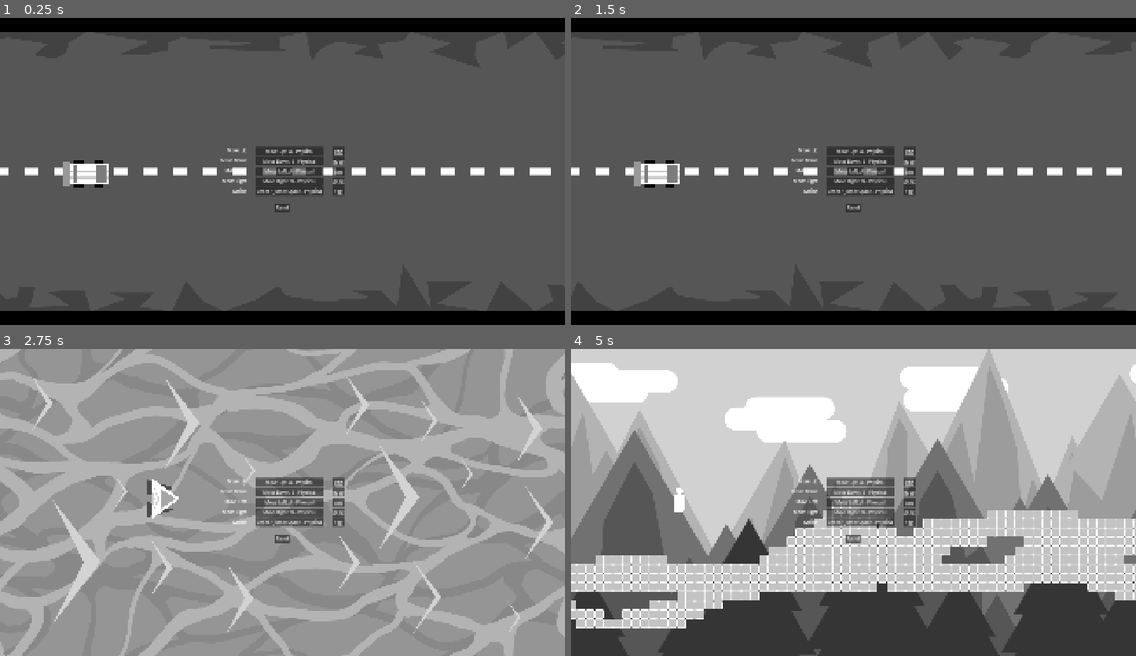
Above: before the commit, frames 1-4 (two rows, left to right).
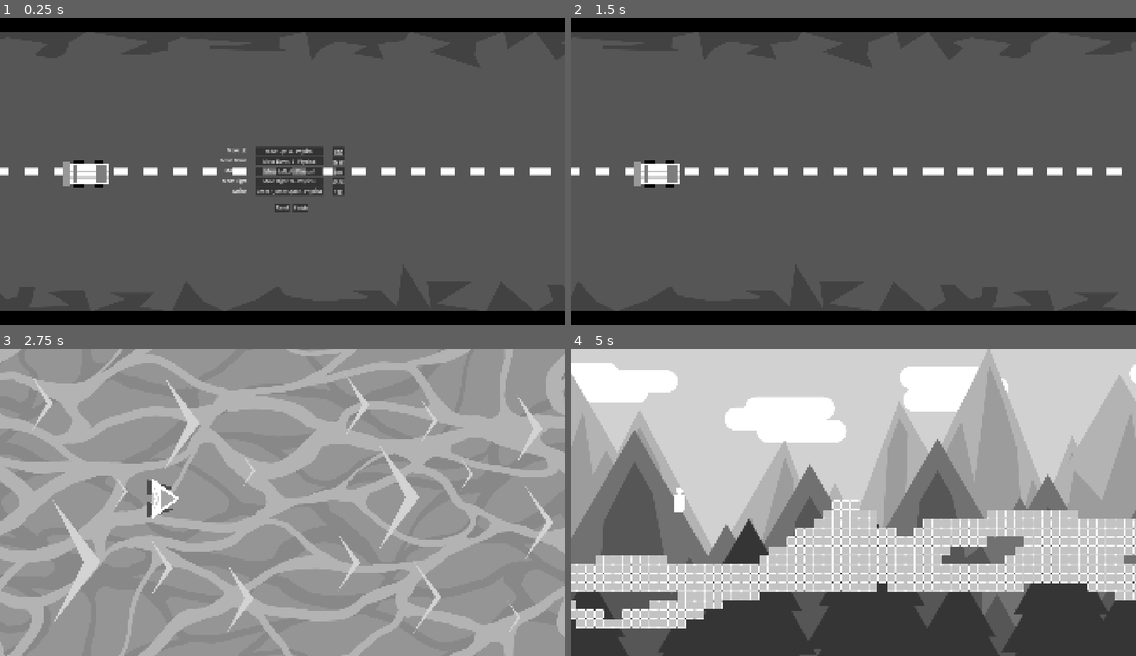
Above: after the commit, the same moments.

Repository: Yuna-Fr/AccessibilityGame
Game: Godot game, scene res://Scenes/Lvl_Circuit.tscn
Same seed, same stepped clock (60 frames per second), same inputs: the game is played once before the commit and once after it.
Inputs (mouse positions are in pixels of both pictures, inside the frame that each line leads up to):
- Up to frame 1 (0.25 s): no input
- Up to frame 2 (1.5 s): click (870, 208) at 0.5 s, where only the run after the commit has a clickable "Finish"; tap Enter at 1.25 s; hold D (Move_Right) from 1.28 s (still down); hold Space (Action) from 1.28 s (still down)
- Up to frame 3 (2.75 s): keep holding D (Move_Right); tap W (Move_Up) at 1.52, 2.27 s; release Space (Action) at 2.03 s; tap Q (SwapScene) at 2.1 s
- Up to frame 4 (5 s): release D (Move_Right) at 2.78 s; hold A (Move_Left) 2.78-3.53 s; hold Space (Action) 2.78-3.53 s; hold D (Move_Right) from 3.53 s (still down); tap Q (SwapScene) at 3.6 s; tap W (Move_Up) at 3.77, 4.52 s; hold Space (Action) from 4.28 s (still down)

The runs differ from the first frame. In frame 1, less than 0.1% of the frame differs, in the area x 51-55%, y 60-64%; in frame 2, 1.9%; in frame 3, 2.0%; in frame 4, 2.2%, in the area x 39-61%, y 41-64%.

Commit message:
Temporary Hide menu for build

Diff:
--- a/Prefabs/UI/P_SettingsMenu.tscn
+++ b/Prefabs/UI/P_SettingsMenu.tscn
@@ -4,7 +4,7 @@
 
 [node name="MenuLayer" type="CanvasLayer" unique_id=634841517]
 
-[node name="Control" type="Control" parent="." unique_id=1464943467 node_paths=PackedStringArray("move_up_btn", "move_down_btn", "move_left_btn", "move_right_btn", "action_btn", "reset_btn")]
+[node name="Control" type="Control" parent="." unique_id=1464943467 node_paths=PackedStringArray("move_up_btn", "move_down_btn", "move_left_btn", "move_right_btn", "action_btn", "reset_btn", "finish_btn")]
 layout_mode = 3
 anchors_preset = 15
 anchor_right = 1.0
@@ -20,6 +20,7 @@
 move_right_btn = NodePath("CenterContainer/HBoxContainer/VKeyboard/Button_Right")
 action_btn = NodePath("CenterContainer/HBoxContainer/VKeyboard/Button_Action")
 reset_btn = NodePath("Button_Reset")
+finish_btn = NodePath("Button_Finish")
 
 [node name="CenterContainer" type="CenterContainer" parent="Control" unique_id=1196798357]
 layout_mode = 1
@@ -123,3 +124,11 @@
 offset_right = 1015.0
 offset_bottom = 683.0
 text = "Reset"
+
+[node name="Button_Finish" type="Button" parent="Control" unique_id=1693392703]
+layout_mode = 0
+offset_left = 1026.0
+offset_top = 653.0
+offset_right = 1080.0
+offset_bottom = 684.0
+text = "Finish"
--- a/Scripts/Managers/S_InputManager.gd
+++ b/Scripts/Managers/S_InputManager.gd
@@ -16,6 +16,7 @@
 @export var move_right_btn : Button
 @export var action_btn : Button
 @export var reset_btn : Button
+@export var finish_btn : Button
 
 var waiting_for_input := false
 var action_to_rebind := ""
@@ -30,6 +31,10 @@
 	move_right_btn.pressed.connect(func(): start_rebind("Move_Right"))
 	action_btn.pressed.connect(func(): start_rebind("Action"))
 	reset_btn.pressed.connect(func(): reset_bindings())
+	finish_btn.pressed.connect(func(): finish())
+
+func finish():
+	self.visible = false
 
 func getButton(action: String) -> Button :
 	if action == "Move_Up" : return move_up_btn
--- a/Scripts/S_ControllerShooter.gd
+++ b/Scripts/S_ControllerShooter.gd
@@ -54,8 +54,6 @@
 	await get_tree().create_timer(reload_time).timeout
 	can_shoot = true
 
-
-
 func die():
 	if(isdead == false):
 		life -= 1
